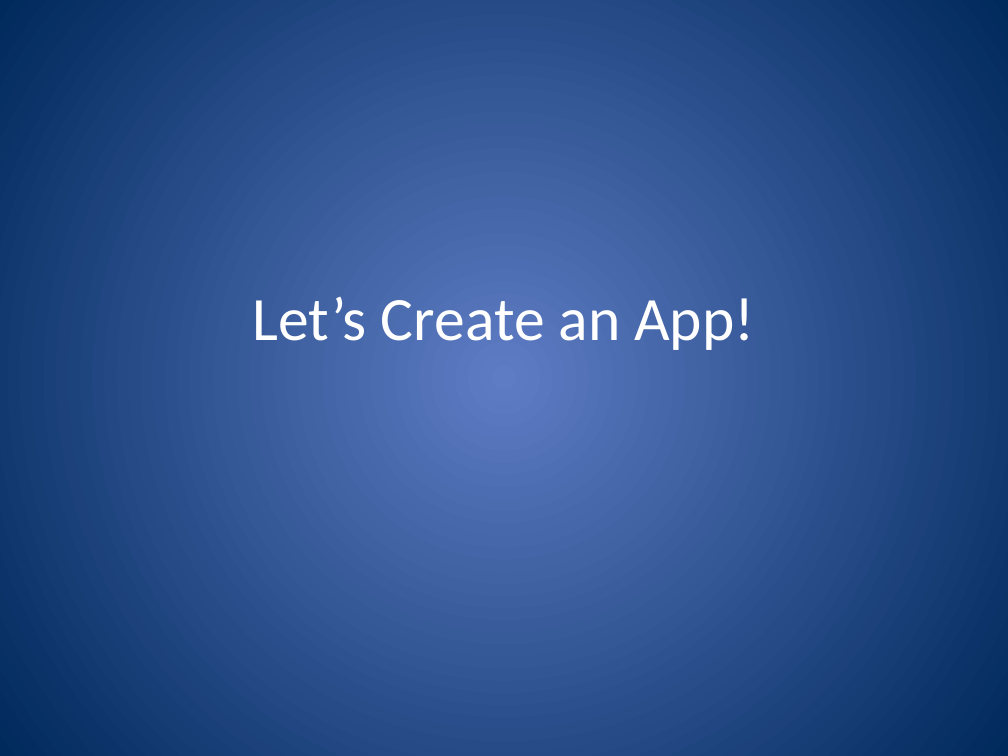
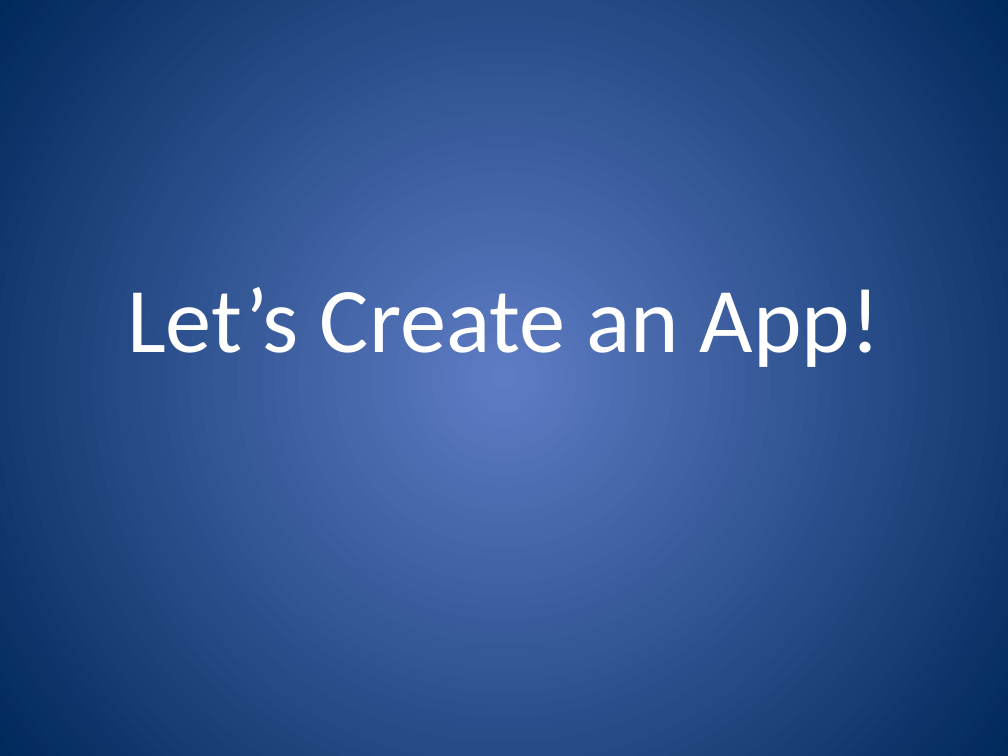
Before and after one commit to jerrelblankenship/Presentations, a slide deck: slide 8 of JointSpeakerTalks/PhoneGapXamarin/M3Conf2013/PhoneGap and Xamarin.pptx. Drawn at 1008x756 pixels with LibreOffice and Linux fonts; fonts in the diff are those of the drawing. Boxes give left, top, right and bottom in pixels: in the first picture for what was removed or moved away, otherwise in the second. Text is boxed around its words. In the diff, an @@ line names an element or a change of style, - is before the commit and + after.

```diff
--- a/JointSpeakerTalks/PhoneGapXamarin/M3Conf2013/PhoneGap and Xamarin.pptx
+++ b/JointSpeakerTalks/PhoneGapXamarin/M3Conf2013/PhoneGap and Xamarin.pptx
@@ title "Let’s Create an App!" at (x1=127, y1=287, x2=880, y2=367): size 44 to 66 pt @@
```
Also in this commit, not shown: 1 other slide changed, 1 slide added, 1 slide removed.
